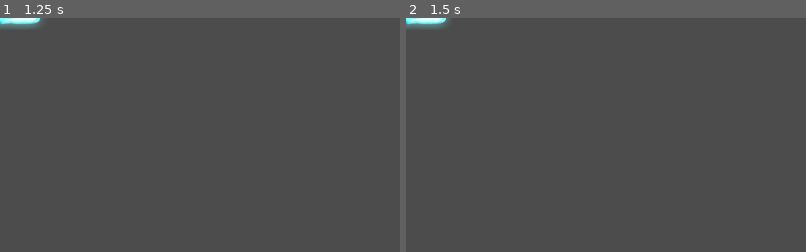
Above: before the commit, frames 1-2 (left to right).
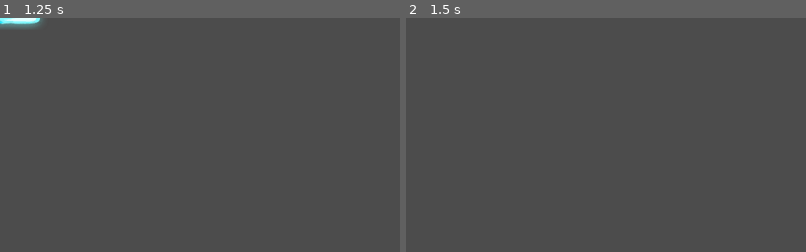
Above: after the commit, the same moments.

Repository: Safe-io/ServerAndClient
Game: Godot game, scene res://Scenes/PeashooterBullet.tscn
Same seed, same stepped clock (60 frames per second), same inputs: the game is played once before the commit and once after it. This scene is started directly instead of the project's main scene.
Inputs (mouse positions are % of the whole screen's width and height, from its top left):
- Up to frame 1 (1.25 s): tap Enter at 0.5 s; move the mouse to (72, 45) at 0.52 s; press the mouse at (72, 45) at 0.53 s; hold Right (ui_right) from 0.53 s (still down)
- Up to frame 2 (1.5 s): tap Space at 1.25 s; move the mouse to (30, 55) at 1.27 s; release Right (ui_right) at 1.28 s; release the mouse at (30, 55) at 1.28 s; hold Down (ui_down) from 1.28 s (still down); click (30, 55) at 1.35 s
The pictures show only the part of the screen within x 0-50%, y 0-50%; the shares and areas given below are measured in that part.

Frame 1 is identical in both runs. In frame 2, 0.4% of the frame differs, in the area x 0-11%, y 0-5%.

Commit message:
Creating Allies

Diff:
--- a/Client/Scenes/PeashooterBullet.tscn
+++ b/Client/Scenes/PeashooterBullet.tscn
@@ -20,3 +20,7 @@
 texture = ExtResource( 1 )
 region_enabled = true
 region_rect = Rect2( 774, 110, 126, 30 )
+
+[node name="Lifetime" type="Timer" parent="."]
+wait_time = 1.5
+autostart = true
--- a/Client/Scripts/AlliesManager.gd
+++ b/Client/Scripts/AlliesManager.gd
@@ -3,13 +3,13 @@
 var allies : Dictionary = {}
 var ally_scene = preload("res://Scenes/Ally.tscn")
 
-func create_ally(id: int):
+func create_ally(id: String):
 	var ally_instance = ally_scene.instance()
 	get_tree().root.get_child(0).add_child(ally_instance)
 	allies[id] = ally_instance
 
-func ally_exists(id: int):
+func ally_exists(id: String):
 	return allies.has(id)
 
-func update_ally_position(id: int, position: Vector2):
+func update_ally_position(id: String, position: Vector2):
 	allies[id].position = position
--- a/Client/Scripts/PeashooterBullet.gd
+++ b/Client/Scripts/PeashooterBullet.gd
@@ -3,6 +3,10 @@
 export (int) var speed = 15
 
 var direction = Vector2.ZERO
+
+
+func _ready():
+	$Lifetime.connect("timeout", self, "on_timeout")
 
 
 func _physics_process(_delta: float)-> void:
@@ -14,3 +18,6 @@
 func set_direction(_direction):
 	self.direction = _direction
 	rotation = direction.angle()
+
+func on_timeout():
+	self.queue_free()
--- a/Client/Scripts/Socket.gd
+++ b/Client/Scripts/Socket.gd
@@ -3,7 +3,7 @@
 var ws = WebSocketClient.new()
 var URL = "ws://127.0.0.1:3000/"
 
-var data = {
+var my_data = {
 
 }
 
@@ -46,21 +46,29 @@
 	var payload =  JSON.parse(ws.get_peer(1).get_packet().get_string_from_utf8())
 	if payload.result == null:
 		return
-	print(payload.result)
 
 	if payload.result.has("assignid"):
 		myID = payload.result["assignid"]
-		data["id"] = myID
+		my_data["id"] = myID
+		print("My ID was assigned: " + str(myID))
 		send_player_position()
+	else:
+		for id in payload.result.keys():
+			if (id != str(myID) && AlliesManager.ally_exists(id) == false):
+				AlliesManager.create_ally(id)
+				print(AlliesManager.allies)
 
-	if payload.result.has("id"):
-		pass
+
+
+	#print(AlliesManager.ally_exists(str(myID)))
+
+
 
 
 func _process(delta):
 	ws.poll()
 
 func send_player_position():
-	data["x"] = $Player.position.x
-	data["y"] = $Player.position.y
-	ws.get_peer(1).put_packet(JSON.print(data).to_utf8())
+	my_data["x"] = $Player.position.x
+	my_data["y"] = $Player.position.y
+	ws.get_peer(1).put_packet(JSON.print(my_data).to_utf8())
Not shown, changed: Client/Builds/Client.pck
Not shown, changed: Server/server.js
